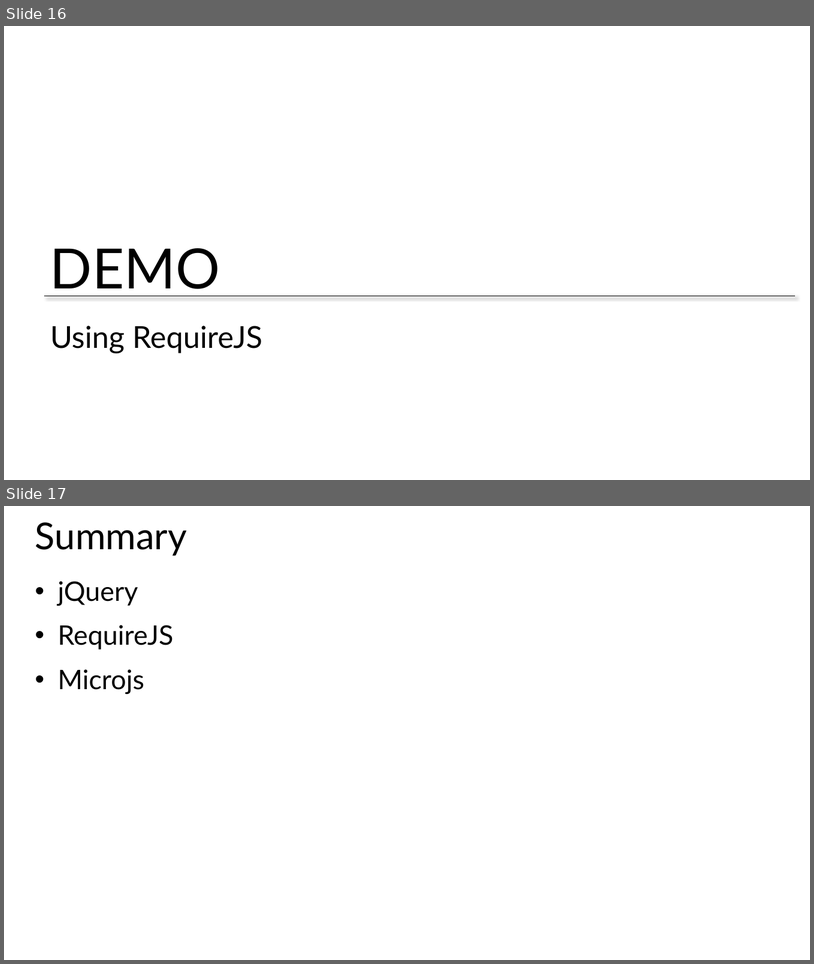
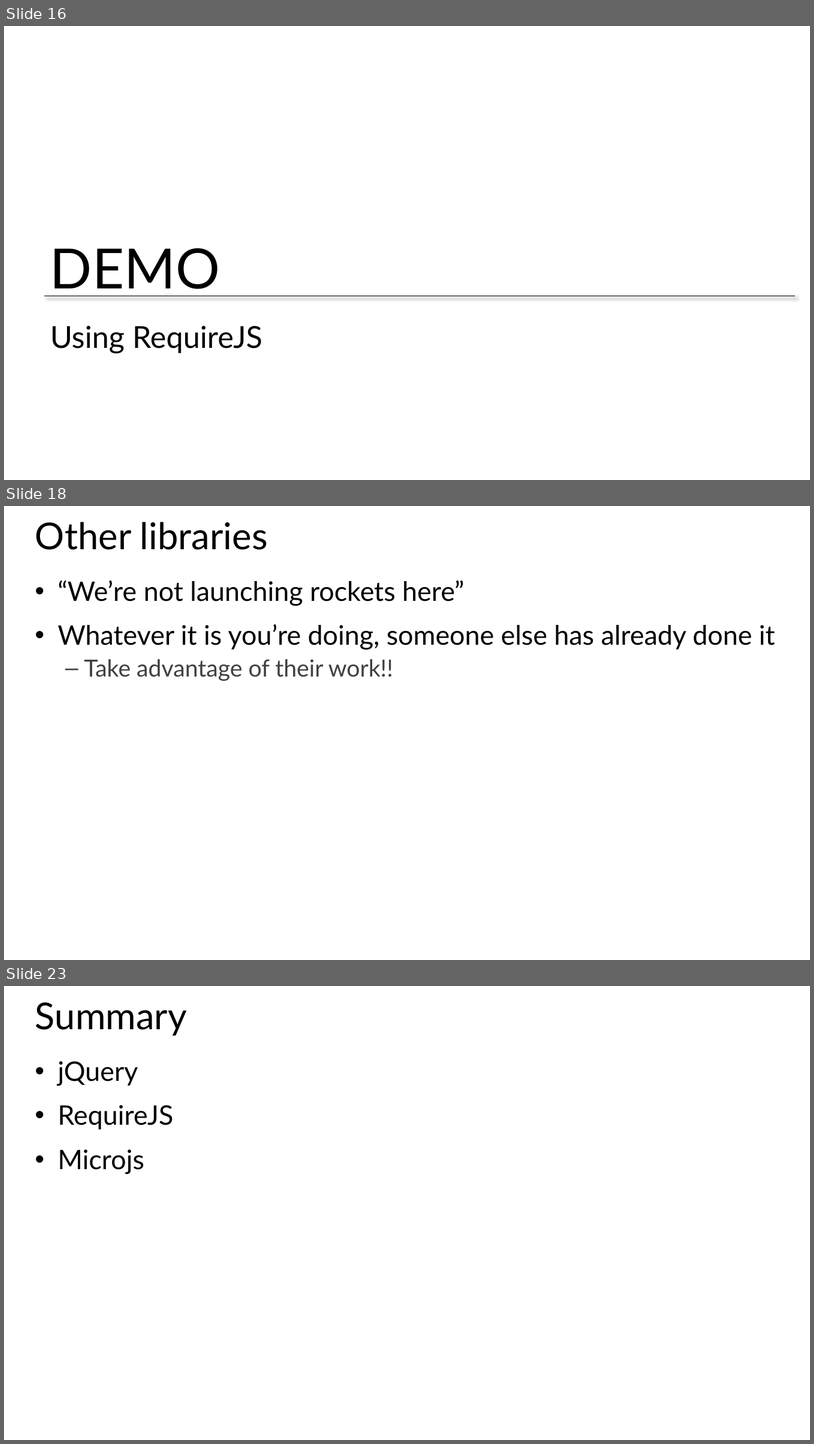
Before and after one commit to Amart85/JavaScript-Experienced-Developers, a slide deck: Slides/Module 5 - JS Libraries.pptx. Shown one above the other, each under a label of ours: slides 16 and 17 before the commit, slides 16, 18 and 23 after it; the slides between them are not shown. The pictures are 814x964 and 814x1444 pixels, drawn with LibreOffice and Linux fonts; fonts in the diff are those of the drawing; background and template pictures are left out. Boxes give left, top, right and bottom in pixels: in the first picture for what was removed or moved away, otherwise in the second. Text is boxed around its words. In the diff, an @@ line names an element or a change of style, - is before the commit and + after.

```diff
--- a/Slides/Module 5 - JS Libraries.pptx
+++ b/Slides/Module 5 - JS Libraries.pptx
@@ slide 18 added at bbox=[4, 506, 810, 960], background #FFFFFF @@
@@ title added at bbox=[35, 522, 268, 550], 44 pt, text #000000 @@
+Other libraries
@@ text added at bbox=[58, 580, 776, 681], 32 pt, text #000000 @@
+• “We’re not launching rockets here”
+• Whatever it is you’re doing, someone else has already done it
+  – Take advantage of their work!!
@@ what was slide 17 is now slide 23 @@
```
Also in this commit, not shown: 1 slide changed, 5 other slides added.
